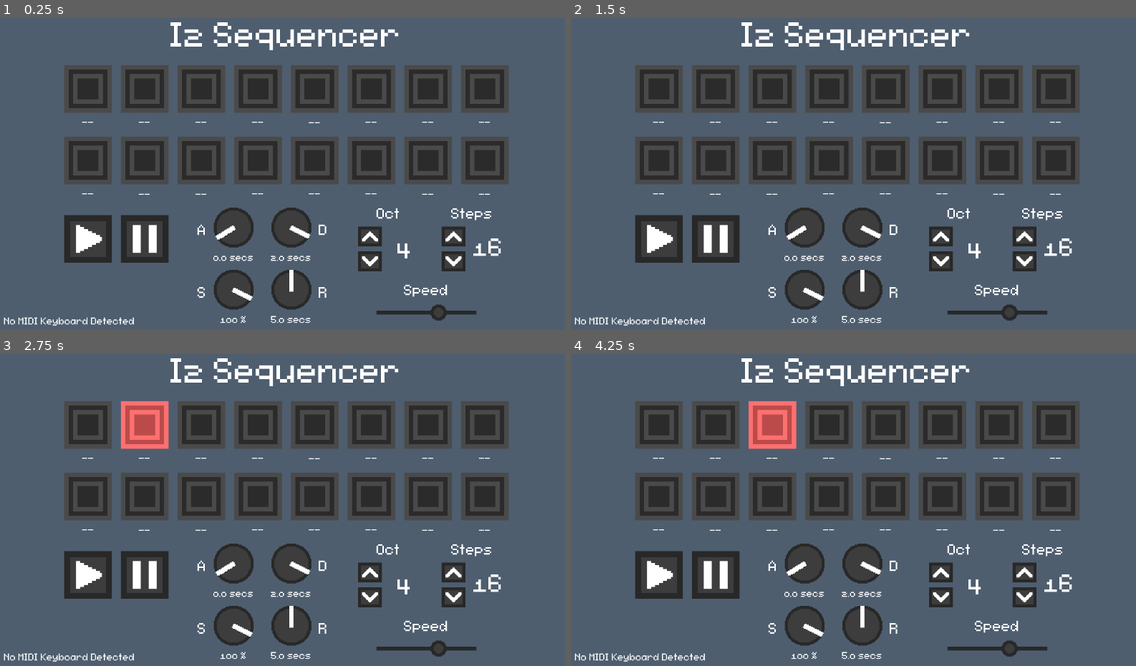
Above: before the commit, frames 1-4 (two rows, left to right).
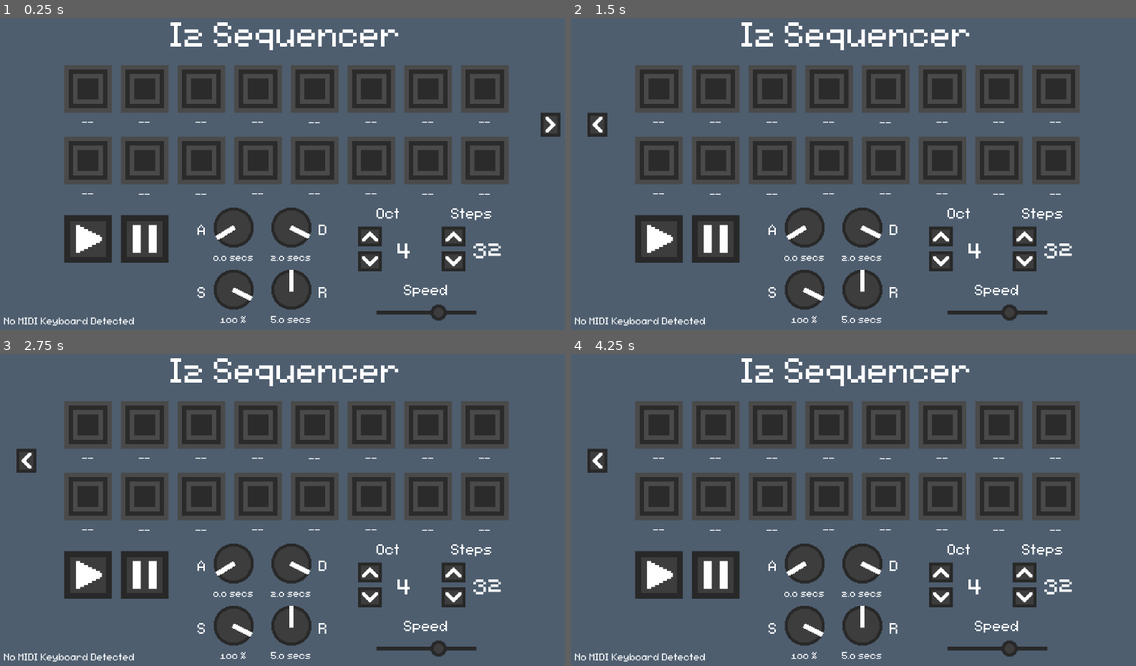
Above: after the commit, the same moments.

Repository: kibbthefox/I2-Sequencer
Game: Godot game, scene res://node_2d.tscn
The game is run twice, just before and just after one commit, with the same random seed, the same clock (stepped at 60 frames per second) and the same inputs.
Inputs (mouse positions are in pixels of both pictures, inside the frame that each line leads up to):
- Up to frame 1 (0.25 s): no input
- Up to frame 2 (1.5 s): click (1119, 124) at 0.52 s; click (1023, 236) at 1.25 s
- Up to frame 3 (2.75 s): click (90, 575) at 2 s
- Up to frame 4 (4.25 s): click (661, 575) at 2.75 s; tap Enter at 3.5 s; move the mouse to (1056, 578) at 3.52 s; hold Right from 3.53 s (still down); tap = (+) at 3.6 s; click (1056, 578) at 3.67 s; tap - (-) at 3.8 s

The runs differ from the first frame. In frame 1, 0.4% of the frame differs, in the area x 83-100%, y 30-78%; in frame 2, 0.4%; in frame 3, 1.7%, in the area x 2-89%, y 15-78%; in frame 4, 1.7%.

Commit message:
32 step update
added 32 steps

Diff:
--- a/Project/1.gd
+++ b/Project/1.gd
@@ -12,28 +12,28 @@
 
 
 func on_click():
-	GlobalVariable.selected = int(get_parent().name)
+	GlobalVariable.selected = int(get_parent().name) + GlobalVariable.page * 16
 
 
 func _process(_delta: float) -> void:
-	if not GlobalVariable.selected == int(get_parent().name):
+	if not GlobalVariable.selected == int(get_parent().name) + GlobalVariable.page * 16:
 		state = "sitting"
 	else:
 		state = "waiting"
 	if state == "waiting" and GlobalVariable.notepressed == true:
 		GlobalVariable.selected = 0
-		GlobalVariable.sequence[int(get_parent().name) - 1] = GlobalVariable.latestnote
+		GlobalVariable.sequence[int(get_parent().name) - 1 + GlobalVariable.page * 16] = GlobalVariable.latestnote
 	elif state == "waiting" and Input.is_action_just_pressed("Delete"):
 		state = "sitting"
-		GlobalVariable.sequence[int(get_parent().name) - 1] = 0
+		GlobalVariable.sequence[int(get_parent().name) - 1 + GlobalVariable.page * 16] = 0
 		GlobalVariable.selected = 0
-	if int(get_parent().name) > GlobalVariable.stepamount:
+	if int(get_parent().name) + GlobalVariable.page * 16 > GlobalVariable.stepamount:
 		$"..".frame = 4
-	elif GlobalVariable.step == int(get_parent().name):
+	elif GlobalVariable.step == int(get_parent().name) + GlobalVariable.page * 16:
 		$"..".frame = 3
 	elif state == "waiting":
 		$"..".frame = 1
-	elif not (GlobalVariable.sequence[int(get_parent().name) - 1]) == 0:
+	elif not (GlobalVariable.sequence[int(get_parent().name) - 1 + GlobalVariable.page * 16]) == 0:
 		$"..".frame = 2
 	elif state == "sitting":
 		$"..".frame = 0
--- a/Project/Interface.gd
+++ b/Project/Interface.gd
@@ -18,6 +18,7 @@
 var sustaincalc
 var juststarted:bool = false
 var jshelper:float
+
 
 func _ready():
 	OS.open_midi_inputs()
@@ -62,6 +63,7 @@
 		if Input.is_action_just_released(keyboardarr[i]):
 			if latestkeyboardnote == keyboardarr[i]:
 				whatsletgo[1] = "k"
+
 
 func _on_play_pressed() -> void:
 	time = 0
@@ -113,7 +115,6 @@
 			$NormalAudio.volume_db = (sustaincalc - 40)
 
 
-
 func playprocess():
 	releasehelper = "standstill"
 	if GlobalVariable.attack > 0:
--- a/Project/ball.gd
+++ b/Project/ball.gd
@@ -4,6 +4,7 @@
 var clicked:bool = false
 @onready var r = $"../Line".position.x + 100
 @onready var l = $"../Line".position.x - 100
+
 
 func _process(_delta: float) -> void:
 	distancesqr = get_global_mouse_position().distance_squared_to($".".global_position)
--- a/Project/display.gd
+++ b/Project/display.gd
@@ -37,5 +37,5 @@
 
 
 func _on_stepsup_pressed() -> void:
-	if GlobalVariable.stepamount < 16:
+	if GlobalVariable.stepamount < 32:
 		GlobalVariable.stepamount += 1
--- a/Project/global_variable.gd
+++ b/Project/global_variable.gd
@@ -1,7 +1,7 @@
 extends Node
 
 var selected:int = 0
-var sequence:Array = [0,0,0,0,0,0,0,0,0,0,0,0,0,0,0,0]
+var sequence:Array = [0,0,0,0,0,0,0,0,0,0,0,0,0,0,0,0,0,0,0,0,0,0,0,0,0,0,0,0,0,0,0,0]
 var signature:int = 4
 var playpitch
 var scalenote
@@ -9,10 +9,11 @@
 var notepressed:bool = false
 var latestnote:int = 0
 var step:int = 0
-var stepamount:int = 16
+var stepamount:int = 32
 var bpmsecs:int = 23
 var attack
 var decay
 var sustain
 var release
 var knobclicked:String = "Open"
+var page:int = 0
--- a/Project/node_2d.tscn
+++ b/Project/node_2d.tscn
@@ -8,6 +8,7 @@
 [ext_resource type="Texture2D" uid="uid://bwklihd7xh43o" path="res://Assets/knob/knob00 copy.png" id="5_3ngjr"]
 [ext_resource type="Texture2D" uid="uid://cdp8aokrn85bc" path="res://Assets/line.png" id="5_fs4d3"]
 [ext_resource type="Texture2D" uid="uid://cfvxh4emh1nk0" path="res://Assets/playpause/playing.png" id="6_0h7mo"]
+[ext_resource type="Script" uid="uid://cbsg6w6m1xwv0" path="res://pageturner.gd" id="6_4qosj"]
 [ext_resource type="Texture2D" uid="uid://4jxxmd7dc0jl" path="res://Assets/ball.png" id="6_7vxoj"]
 [ext_resource type="Texture2D" uid="uid://bxr8xddv2w7pu" path="res://Assets/Down.png" id="6_flf07"]
 [ext_resource type="Texture2D" uid="uid://c2sledpqh0e7h" path="res://Buttons/button_0.png" id="6_ir8iy"]
@@ -49,6 +50,8 @@
 [ext_resource type="Texture2D" uid="uid://cuxllue2e61dn" path="res://Assets/knob/knob27 copy.png" id="32_thyvg"]
 [ext_resource type="Script" uid="uid://n1jnkr5au1yk" path="res://knob.gd" id="42_qilgh"]
 
+[sub_resource type="StyleBoxFlat" id="StyleBoxFlat_qilgh"]
+
 [sub_resource type="StyleBoxFlat" id="StyleBoxFlat_rjqkl"]
 
 [sub_resource type="StyleBoxFlat" id="StyleBoxFlat_0h7mo"]
@@ -240,6 +243,20 @@
 bbcode_enabled = true
 text = "I2 Sequencer"
 horizontal_alignment = 1
+
+[node name="pageturner" type="Button" parent="."]
+offset_left = 1083.0
+offset_top = 212.0
+offset_right = 1131.0
+offset_bottom = 252.0
+rotation = -1.5708
+pivot_offset = Vector2(24, 20)
+focus_mode = 0
+theme_override_styles/normal = SubResource("StyleBoxFlat_qilgh")
+icon = ExtResource("6_flf07")
+flat = true
+icon_alignment = 1
+script = ExtResource("6_4qosj")
 
 [node name="Line" type="Sprite2D" parent="."]
 position = Vector2(858, 610)
@@ -955,6 +972,7 @@
 horizontal_alignment = 1
 vertical_alignment = 1
 
+[connection signal="pressed" from="pageturner" to="pageturner" method="_on_pressed"]
 [connection signal="pressed" from="stepsdown" to="octdisplay" method="_on_stepsdown_pressed"]
 [connection signal="pressed" from="stepsup" to="octdisplay" method="_on_stepsup_pressed"]
 [connection signal="pressed" from="octdown" to="octdisplay" method="_on_octdown_pressed"]
--- a/Project/notedisplays.gd
+++ b/Project/notedisplays.gd
@@ -1,9 +1,11 @@
 extends RichTextLabel
 
 var Notes:Array = ["C","C#","D","D#","E","F","F#","G","G#","A","A#","B",]
+@onready var step = int(get_parent().name) - 1 + GlobalVariable.page * 16
 
 func _process(_delta: float) -> void:
-	if GlobalVariable.sequence[int(get_parent().name) - 1] <= 0 or int(get_parent().name) > GlobalVariable.stepamount:
+	step = int(get_parent().name) - 1 + GlobalVariable.page * 16
+	if GlobalVariable.sequence[step] <= 0 or step + 1 > GlobalVariable.stepamount:
 		$".".text = "--"
 	else:
-		$".".text = (Notes[GlobalVariable.sequence[int(get_parent().name) - 1] - floor(GlobalVariable.sequence[int(get_parent().name) - 1]/12.0) * 12] + str(int(floor(GlobalVariable.sequence[int(get_parent().name) - 1]/12.0))))
+		$".".text = (Notes[GlobalVariable.sequence[step] - floor(GlobalVariable.sequence[step]/12.0) * 12] + str(int(floor(GlobalVariable.sequence[step]/12.0))))
--- /dev/null
+++ b/Project/pageturner.gd
@@ -0,0 +1,18 @@
+extends Button
+
+func _on_pressed() -> void:
+	if GlobalVariable.page == 0:
+		GlobalVariable.page = 1
+	else:
+		GlobalVariable.page = 0
+
+
+func _process(_delta: float) -> void:
+	if GlobalVariable.page == 0:
+		$".".position.x = 1083.0
+		$".".position.y = 212.0
+		$".".rotation = PI / -2
+	if GlobalVariable.page == 1:
+		$".".position.x = 29.0
+		$".".position.y = 212.0
+		$".".rotation = PI / 2
Not shown: 1 places in Project/node_2d.tscn that only renumber resources
Not shown, added: Project/pageturner.gd.uid
